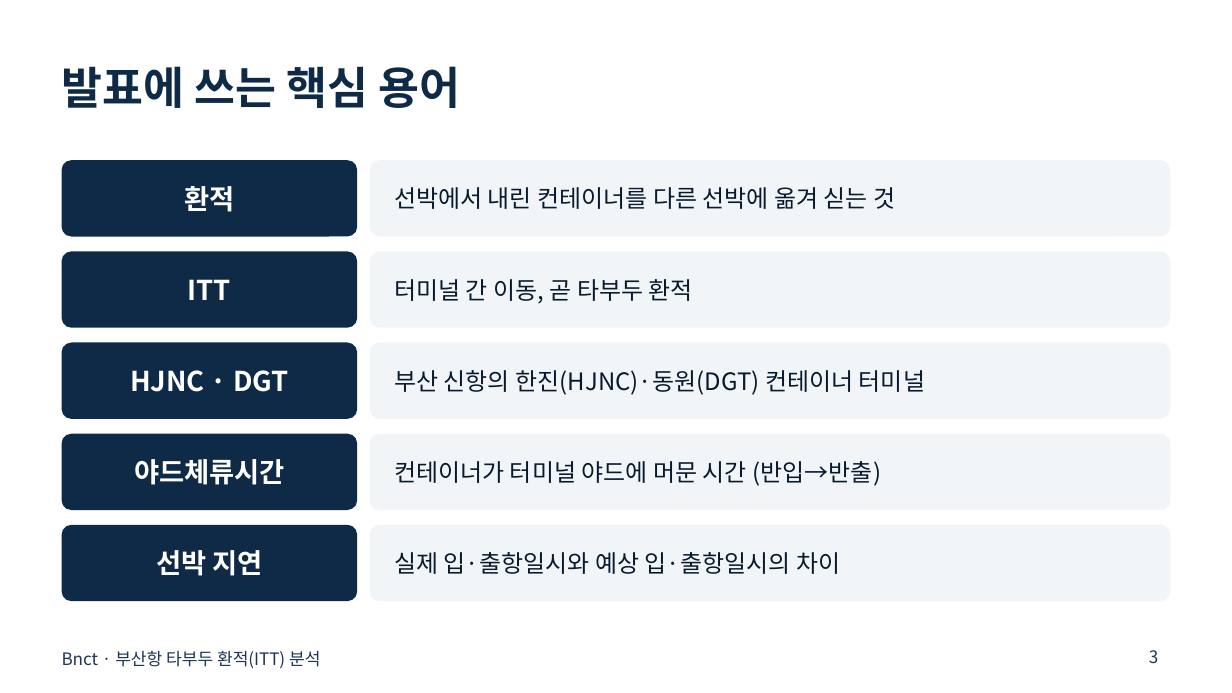
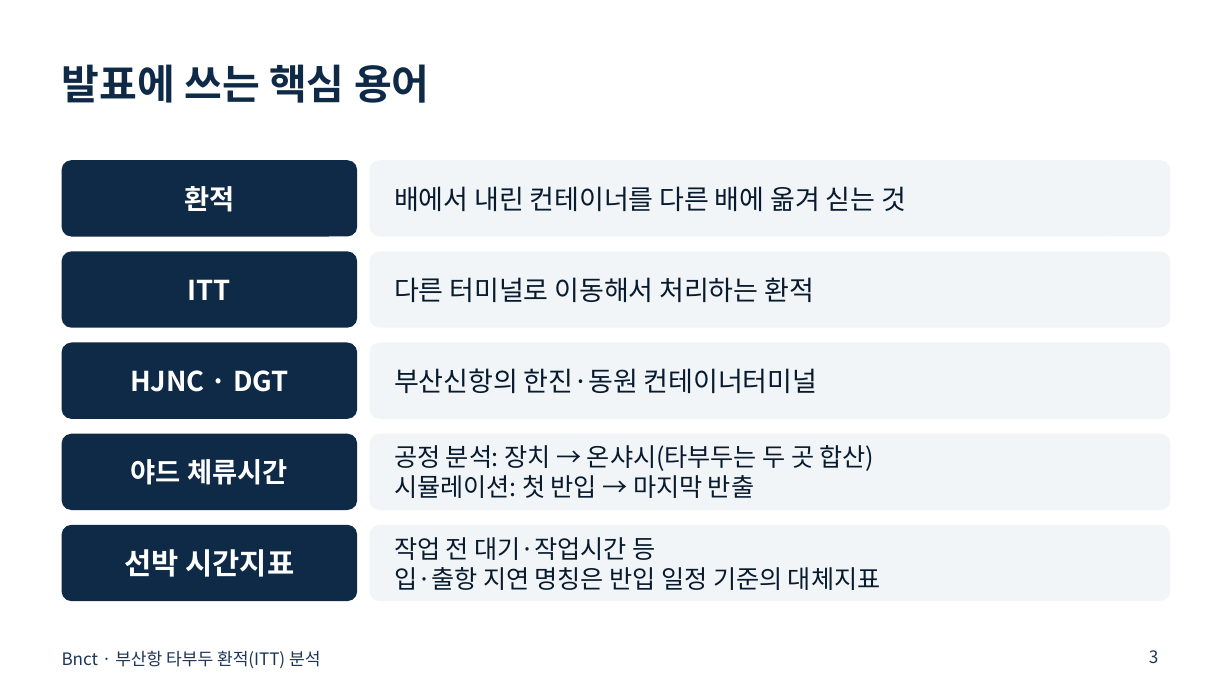
Before and after one commit to busan-itt/PPT, a slide deck: slide 3 of busan_itt_presentation.pptx. Drawn at 1232x693 pixels with LibreOffice and Linux fonts; fonts in the diff are those of the drawing. Boxes give left, top, right and bottom in pixels: in the first picture for what was removed or moved away, otherwise in the second. Text is boxed around its words. In the diff, an @@ line names an element or a change of style, - is before the commit and + after.

Commit message:
발표자료 가독성 개선 및 원본 수치·용어 검증 반영

```diff
--- a/busan_itt_presentation.pptx
+++ b/busan_itt_presentation.pptx
@@ title "발표에 쓰는 핵심 용어" at (x1=62, y1=64, x2=430, y2=103): size 26 to 24 pt @@
@@ text at (x1=394, y1=186, x2=906, y2=211): text changed; size 14 to 15.8 pt @@
-선박에서 내린 컨테이너를 다른 선박에 옮겨 싣는 것
+배에서 내린 컨테이너를 다른 배에 옮겨 싣는 것
@@ text at (x1=394, y1=277, x2=814, y2=302): text changed; size 14 to 15.8 pt @@
-터미널 간 이동, 곧 타부두 환적
+다른 터미널로 이동해서 처리하는 환적
@@ text at (x1=394, y1=368, x2=817, y2=393): text changed; size 14 to 15.8 pt @@
-부산 신항의 한진(HJNC)·동원(DGT) 컨테이너 터미널
+부산신항의 한진·동원 컨테이너터미널
@@ text at (x1=394, y1=445, x2=874, y2=498): text changed; size 14 to 14.6 pt @@
-컨테이너가 터미널 야드에 머문 시간 (반입→반출)
+공정 분석: 장치 → 온샤시(타부두는 두 곳 합산)
+시뮬레이션: 첫 반입 → 마지막 반출
@@ text in rounded rectangle at (x1=131, y1=459, x2=288, y2=485): spaces changed @@
-야드체류시간
+야드 체류시간
@@ text at (x1=394, y1=537, x2=880, y2=590): text changed; size 14 to 14.6 pt @@
-실제 입·출항일시와 예상 입·출항일시의 차이
+작업 전 대기·작업시간 등
+입·출항 지연 명칭은 반입 일정 기준의 대체지표
@@ text in rounded rectangle at (x1=124, y1=549, x2=294, y2=577): text changed; size 16 to 17.2 pt @@
-선박 지연
+선박 시간지표
```
Also in this commit, not shown: 10 other slides changed, 8 slides added, 7 slides removed, 2 other files.
